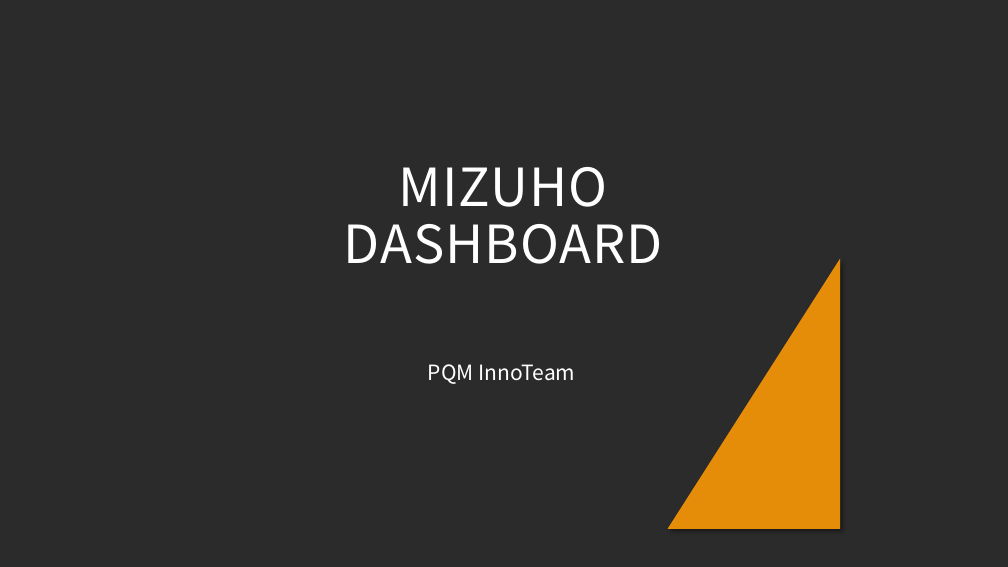
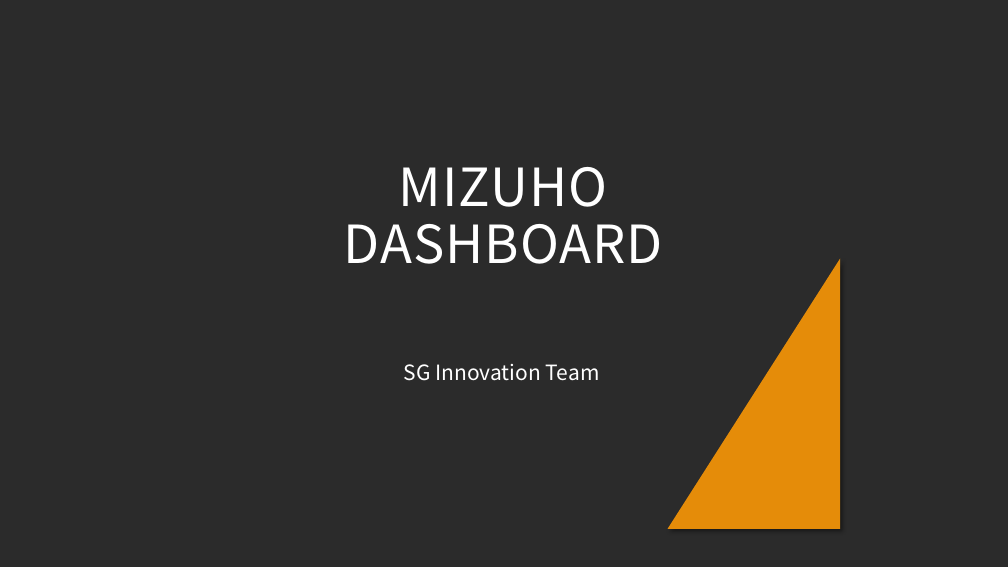
Before and after one commit to xiangshang4/RMD, a slide deck: slide 1 of Mizuho dashboard.pptx. Drawn at 1008x567 pixels with LibreOffice and Linux fonts; fonts in the diff are those of the drawing; background and template pictures are left out; a plain dark background stands for a picture behind light text. Boxes give left, top, right and bottom in pixels: in the first picture for what was removed or moved away, otherwise in the second. Text is boxed around its words. In the diff, an @@ line names an element or a change of style, - is before the commit and + after.

```diff
--- a/Mizuho dashboard.pptx
+++ b/Mizuho dashboard.pptx
@@ subtitle at [404, 364, 600, 381]: text changed @@
-PQM InnoTeam
+SG Innovation Team
```
Also in this commit, not shown: 4 other slides changed, 13 slides added.
